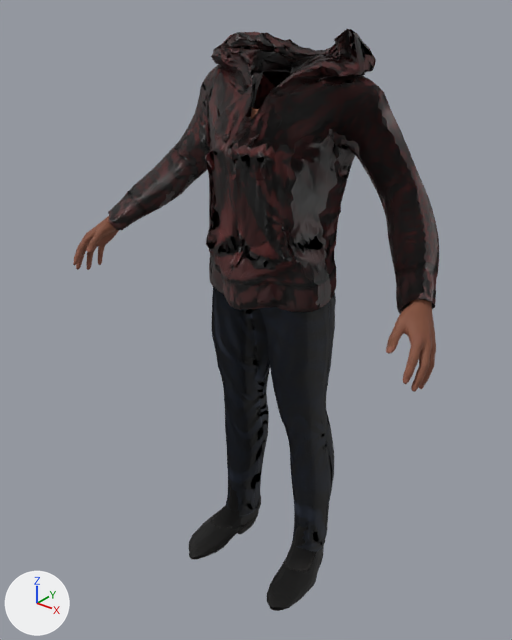
The glTF model assets/people/mh/yonas.dress-warm.gltf, before and after one commit.
Both versions are drawn from a camera (50 mm lens) standing at (1.144, -1.139, 1.41) and looking at (-0.041, 0.342, 0.492). The axes (+X, +Y, +Z) are drawn at lower left. The lights are the same throughout. The first picture is the older version.

The older version as bpy lines, for what is in view:
```python
me_body = bpy.data.meshes.new('body')
me_body.from_pydata(...)  # 11982 vertices, 23394 faces; spans x -0.593..0.593, y 0.1..0.505, z 0.505..1.111
me_body.materials.append(mat_mh_skin_body)
me_clothes_elvs_hooded_sweat_jacket1 = bpy.data.meshes.new('clothes:elvs_hooded_sweat_jacket1')
me_clothes_elvs_hooded_sweat_jacket1.from_pydata(...)  # 9959 vertices, 19610 faces; spans x -0.55..0.544, y 0.174..0.599, z 0.592..1.295
me_clothes_elvs_hooded_sweat_jacket1.materials.append(mat_clothes_elvs_hooded_sweat_jacket1)
me_clothes_punkduck_male_classic_jeans = bpy.data.meshes.new('clothes:punkduck_male_classic_jeans')
me_clothes_punkduck_male_classic_jeans.from_pydata(...)  # 10995 vertices, 20562 faces; spans x -0.205..0.205, y 0.242..0.506, z -0.303..0.792
me_clothes_punkduck_male_classic_jeans.materials.append(mat_clothes_punkduck_male_classic_jeans)
ob_body = bpy.data.objects.new('body', me_body)
ob_body.location = (0.0, 0.0, 0.0)
ob_clothes_elvs_hooded_sweat_jacket1 = bpy.data.objects.new('clothes:elvs_hooded_sweat_jacket1', me_clothes_elvs_hooded_sweat_jacket1)
ob_clothes_elvs_hooded_sweat_jacket1.location = (0.0, 0.0, 0.0)
ob_clothes_punkduck_male_classic_jeans = bpy.data.objects.new('clothes:punkduck_male_classic_jeans', me_clothes_punkduck_male_classic_jeans)
ob_clothes_punkduck_male_classic_jeans.location = (0.0, 0.0, 0.0)
# also in view: 'clothes:toigo_ankle_boots_male' at (0.0, 0.309, -0.281)
```
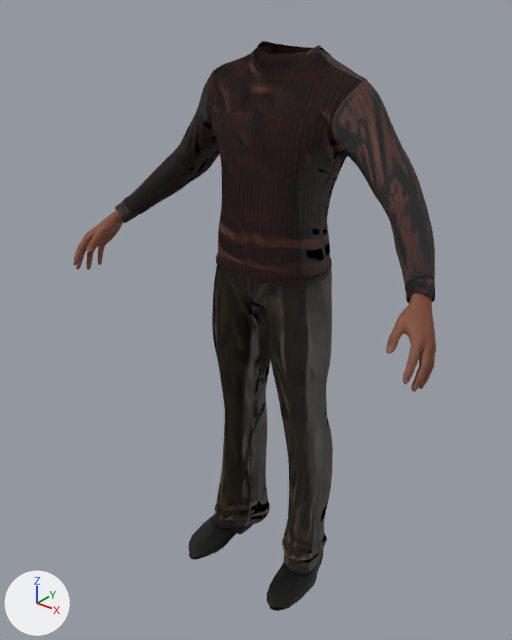
The newer file is also turned or shifted as a whole; pictures and numbers use the older file's frame.

Edits to the bpy script that builds the scene:
```text
Add img_c918a84041024b0553d3_webp:
    img_c918a84041024b0553d3_webp = load_image('c918a84041024b0553d3.webp', 'textures/c918a84041024b0553d3.webp', 768, 768, 'sRGB')
Add img_weave_wool_toigo_fisherman_sweater_in:
    img_weave_wool_toigo_fisherman_sweater_in = load_image('weave:wool:toigo_fisherman_sweater:in', 'textures/2142948860ef7960d219.webp', 512, 512, 'Non-Color')
Add img_91bd83d28b91ccd1c093_webp:
    img_91bd83d28b91ccd1c093_webp = load_image('91bd83d28b91ccd1c093.webp', 'textures/91bd83d28b91ccd1c093.webp', 768, 768, 'sRGB')
Add img_weave_wool_elvs_male_trouser_in:
    img_weave_wool_elvs_male_trouser_in = load_image('weave:wool:elvs_male_trouser:in', 'textures/274992a2069467772b49.webp', 512, 512, 'Non-Color')
Add mat_clothes_toigo_fisherman_sweater:
    mat_clothes_toigo_fisherman_sweater = bpy.data.materials.new('clothes:toigo_fisherman_sweater')
    # uses the picture img_c918a84041024b0553d3_webp
    # uses the picture img_weave_wool_toigo_fisherman_sweater_in
Add mat_clothes_elvs_male_trouser:
    mat_clothes_elvs_male_trouser = bpy.data.materials.new('clothes:elvs_male_trouser')
    # uses the picture img_91bd83d28b91ccd1c093_webp
    # uses the picture img_weave_wool_elvs_male_trouser_in
Add me_clothes_toigo_fisherman_sweater:
    me_clothes_toigo_fisherman_sweater.from_pydata(...)  # 8552 vertices, 16884 faces; spans x -0.538..0.538, y -0.129..0.165, z -1.436..-0.841
    me_clothes_toigo_fisherman_sweater.materials.append(mat_clothes_toigo_fisherman_sweater)
Add me_clothes_elvs_male_trouser:
    me_clothes_elvs_male_trouser.from_pydata(...)  # 6375 vertices, 12319 faces; spans x -0.208..0.217, y -0.109..0.141, z -2.448..-1.319
    me_clothes_elvs_male_trouser.materials.append(mat_clothes_elvs_male_trouser)
Remove ob_clothes_elvs_hooded_sweat_jacket1:
    ob_clothes_elvs_hooded_sweat_jacket1 = bpy.data.objects.new('clothes:elvs_hooded_sweat_jacket1', me_clothes_elvs_hooded_sweat_jacket1)
    ob_clothes_elvs_hooded_sweat_jacket1.location = (0.0, 0.0, 0.0)
Remove ob_clothes_punkduck_male_classic_jeans:
    ob_clothes_punkduck_male_classic_jeans = bpy.data.objects.new('clothes:punkduck_male_classic_jeans', me_clothes_punkduck_male_classic_jeans)
    ob_clothes_punkduck_male_classic_jeans.location = (0.0, 0.0, 0.0)
Add ob_clothes_toigo_fisherman_sweater:
    ob_clothes_toigo_fisherman_sweater = bpy.data.objects.new('clothes:toigo_fisherman_sweater', me_clothes_toigo_fisherman_sweater)
    ob_clothes_toigo_fisherman_sweater.location = (0.0, 0.363, 2.098)
Add ob_clothes_elvs_male_trouser:
    ob_clothes_elvs_male_trouser = bpy.data.objects.new('clothes:elvs_male_trouser', me_clothes_elvs_male_trouser)
    ob_clothes_elvs_male_trouser.location = (0.0, 0.363, 2.098)
```

Pixel boxes [x1, y1, x2, y2] of what changed, in the pictures (512 x 640 px):
'clothes:elvs_hooded_sweat_jacket1', deleted: before [108, 29, 439, 314]
'clothes:toigo_fisherman_sweater', added: after [115, 41, 435, 303]
'clothes:elvs_male_trouser', added: after [212, 265, 333, 574]
'clothes:punkduck_male_classic_jeans', deleted: before [212, 286, 336, 552]
